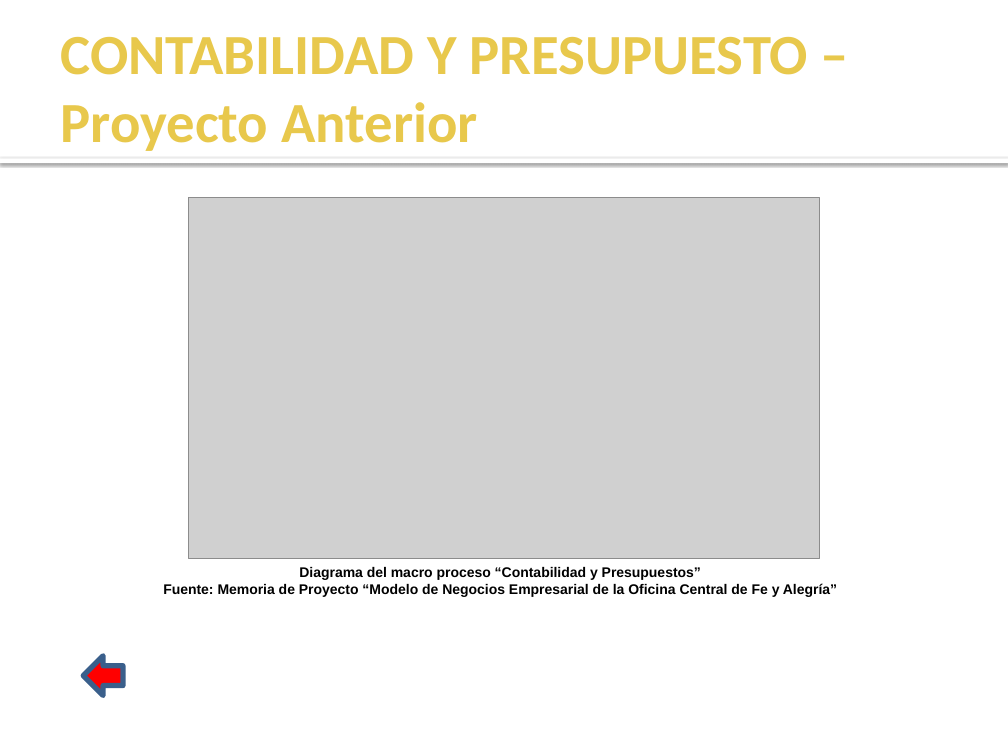
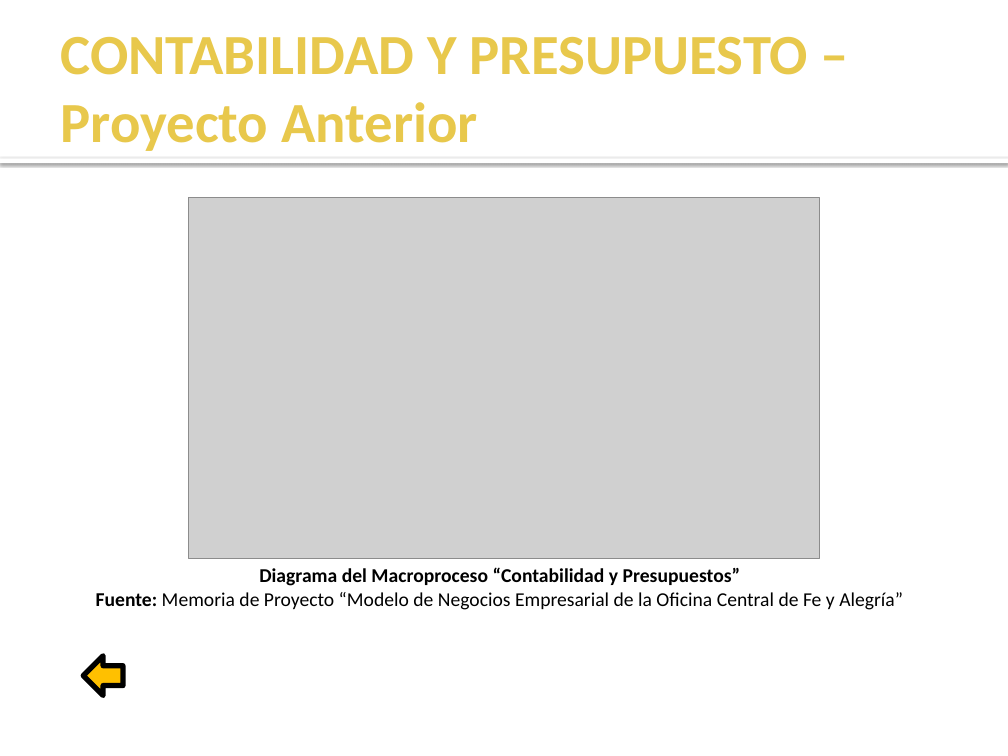
Before and after one commit to cms/proyecto-fya, a slide deck: slide 40 of Presentacion Final Ciclo 2011-1/Presentación Semana 17.pptx. Drawn at 1008x756 pixels with LibreOffice and Linux fonts; fonts in the diff are those of the drawing; grey boxes stand for pictures; background and template pictures are left out. Boxes give left, top, right and bottom in pixels: in the first picture for what was removed or moved away, otherwise in the second. Text is boxed around its words. In the diff, an @@ line names an element or a change of style, - is before the commit and + after.

```diff
--- a/Presentacion Final Ciclo 2011-1/Presentación Semana 17.pptx
+++ b/Presentacion Final Ciclo 2011-1/Presentación Semana 17.pptx
@@ text at (259, 567, 741, 586): text changed; size 10 to 14 pt; font Arial to Calibri @@
-Diagrama del macro proceso “Contabilidad y Presupuestos”
+Diagrama del Macroproceso “Contabilidad y Presupuestos”
@@ text at (96, 592, 903, 610): size 10 to 14 pt, font Arial to Calibri in "Fuente: Memoria de Proyecto “Modelo de Negocios ..."; bold off in "Memoria de Proyecto “Modelo de Negocios Empresarial ..." @@
@@ left arrow at (84, 656, 123, 696): fill #FF0000 to #FFC000; outline #3A5F8C 3.78 pt to #000000 3.78 pt @@
```
Also in this commit, not shown: 8 other slides changed, 1 slide added, 1 slide removed.
